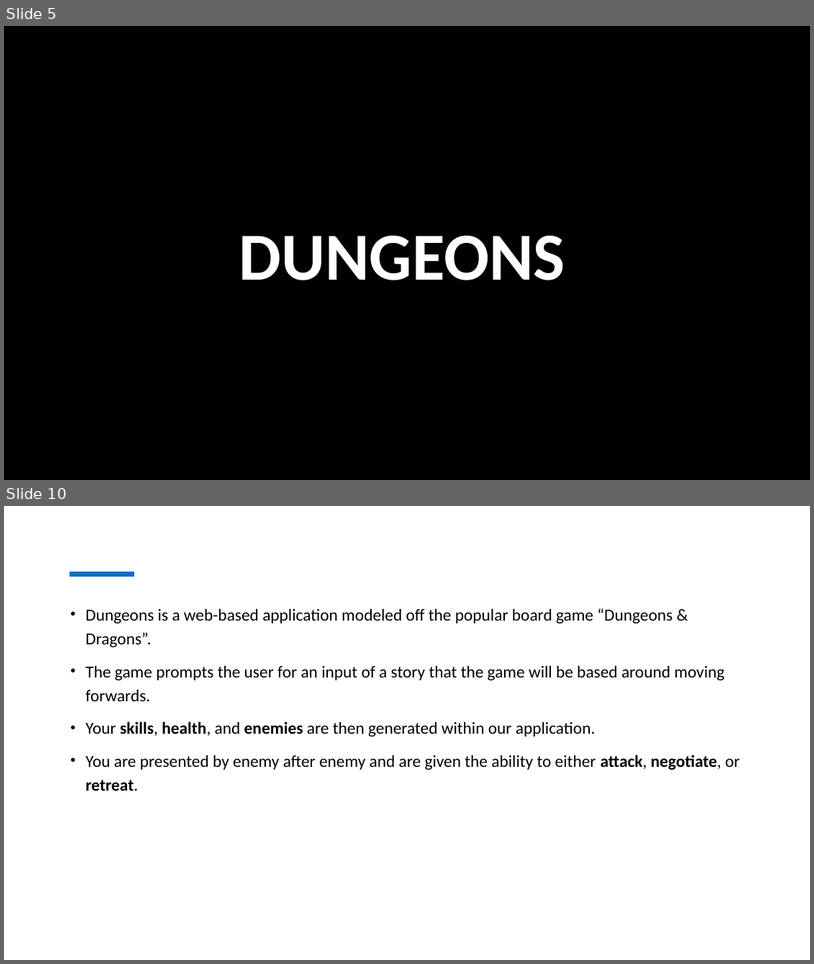
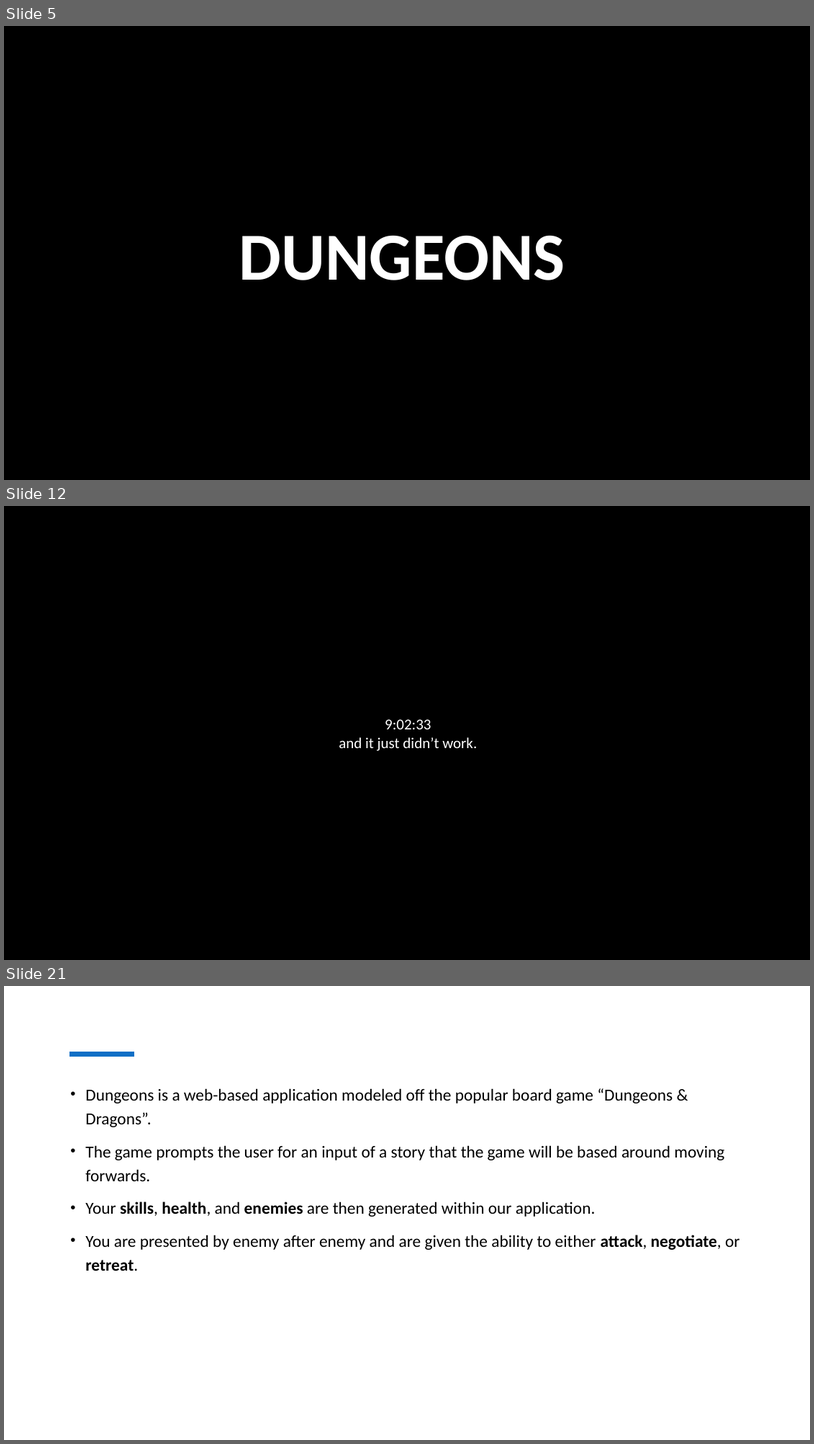
Before and after one commit to corbinmgraham/dungeons, a slide deck: Presentation.pptx. Shown one above the other, each under a label of ours: slides 5 and 10 before the commit, slides 5, 12 and 21 after it; the slides between them are not shown. The pictures are 814x964 and 814x1444 pixels, drawn with LibreOffice and Linux fonts; fonts in the diff are those of the drawing. Boxes give left, top, right and bottom in pixels: in the first picture for what was removed or moved away, otherwise in the second. Text is boxed around its words. In the diff, an @@ line names an element or a change of style, - is before the commit and + after.

```diff
--- a/Presentation.pptx
+++ b/Presentation.pptx
@@ slide 12 added at (x1=4, y1=506, x2=810, y2=960), background #FFFFFF @@
@@ rectangle added at (x1=4, y1=506, x2=810, y2=960), fill #000000, 18 pt, text #FFFFFF @@
+9:02:33
+and it just didn’t work.
@@ what was slide 10 is now slide 21 @@
```
Also in this commit, not shown: 4 slides changed, 11 other slides added, 1 slide removed.
